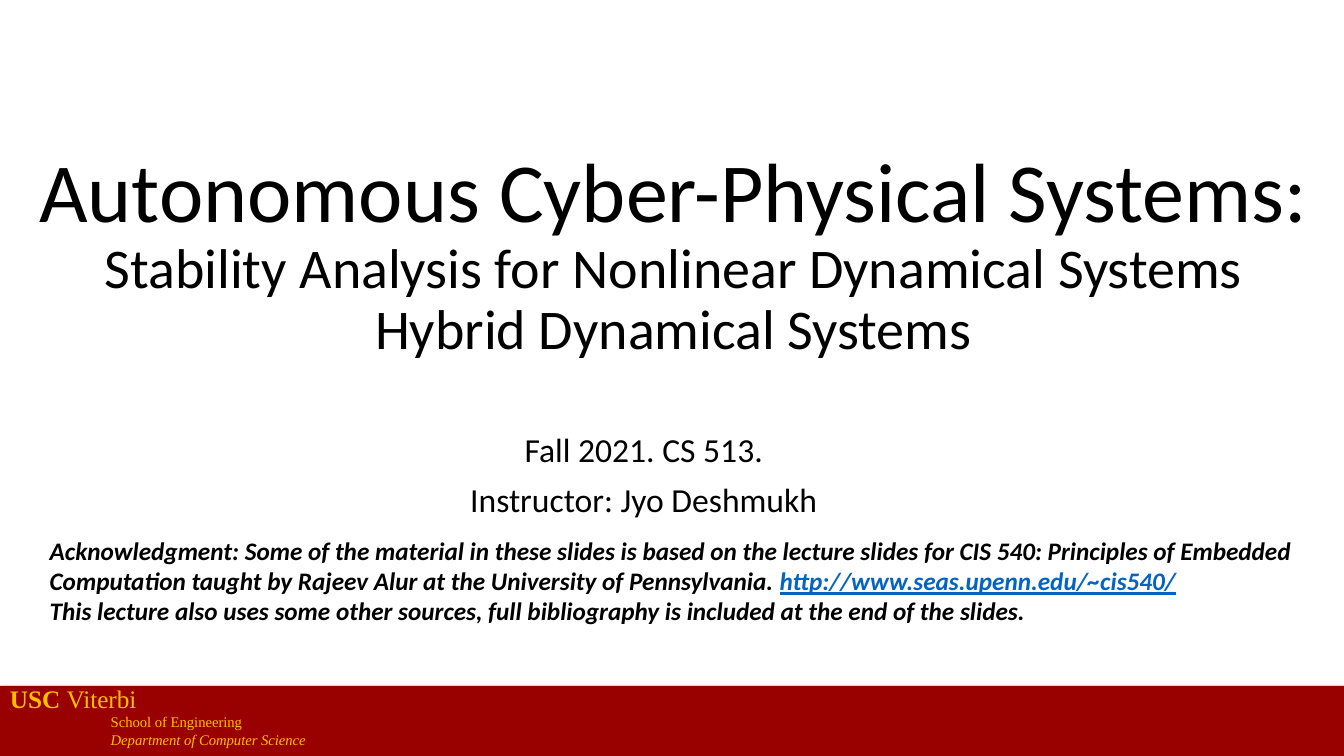
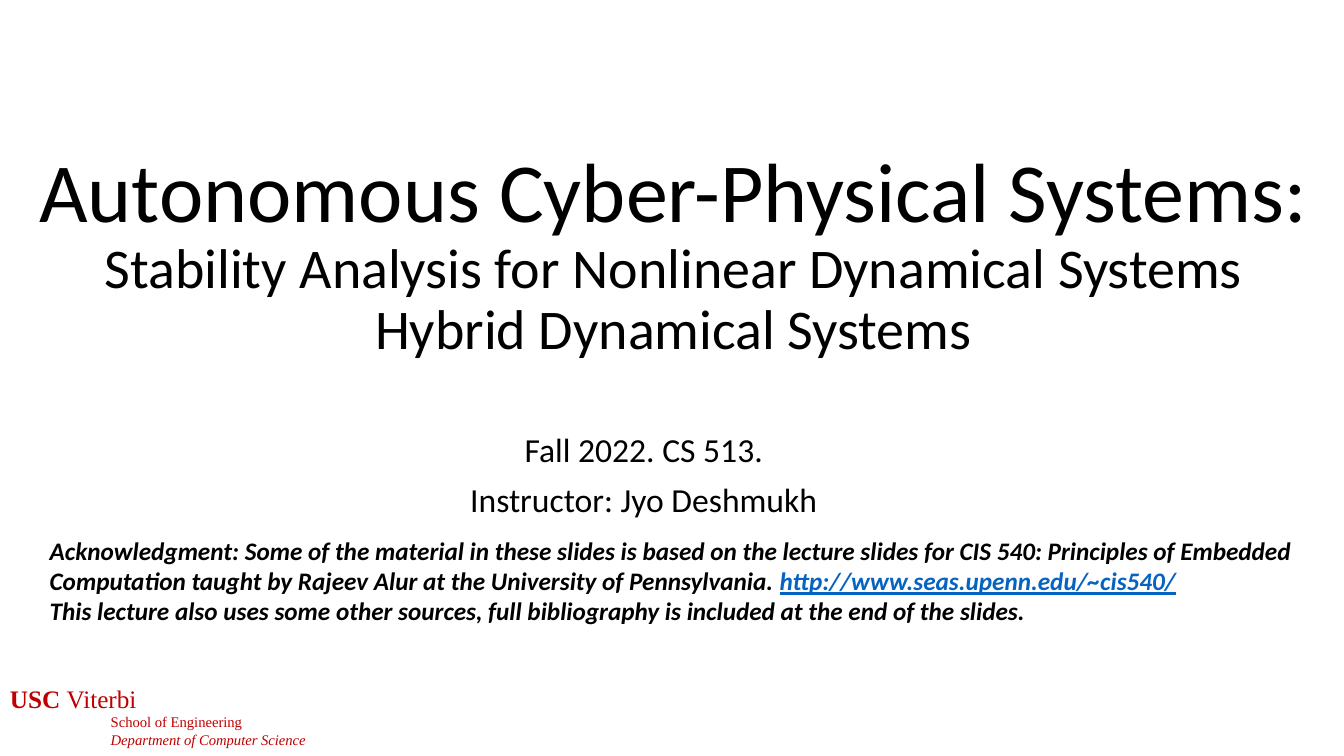
Before and after one commit to jdeshmukh/jdeshmukh.github.io, a slide deck: slide 1 of teaching/cs513slides/lecture4-Stability-Hybrid-Systems.pptx. Drawn at 1344x756 pixels with LibreOffice and Linux fonts; fonts in the diff are those of the drawing. Boxes give left, top, right and bottom in pixels: in the first picture for what was removed or moved away, otherwise in the second. Text is boxed around its words. In the diff, an @@ line names an element or a change of style, - is before the commit and + after.

```diff
--- a/teaching/cs513slides/lecture4-Stability-Hybrid-Systems.pptx
+++ b/teaching/cs513slides/lecture4-Stability-Hybrid-Systems.pptx
@@ subtitle at bbox=[525, 438, 762, 463]: text changed @@
-Fall 2021. CS 513.
+Fall 2022. CS 513.
@@ text "USC Viterbi" at bbox=[10, 690, 306, 748]: text colour #FFC000 to #C00000 @@
@@ rectangle removed at bbox=[0, 687, 1344, 756] @@
```
Also in this commit, not shown: 52 other slides changed, 1 slide removed, 2 other files.
